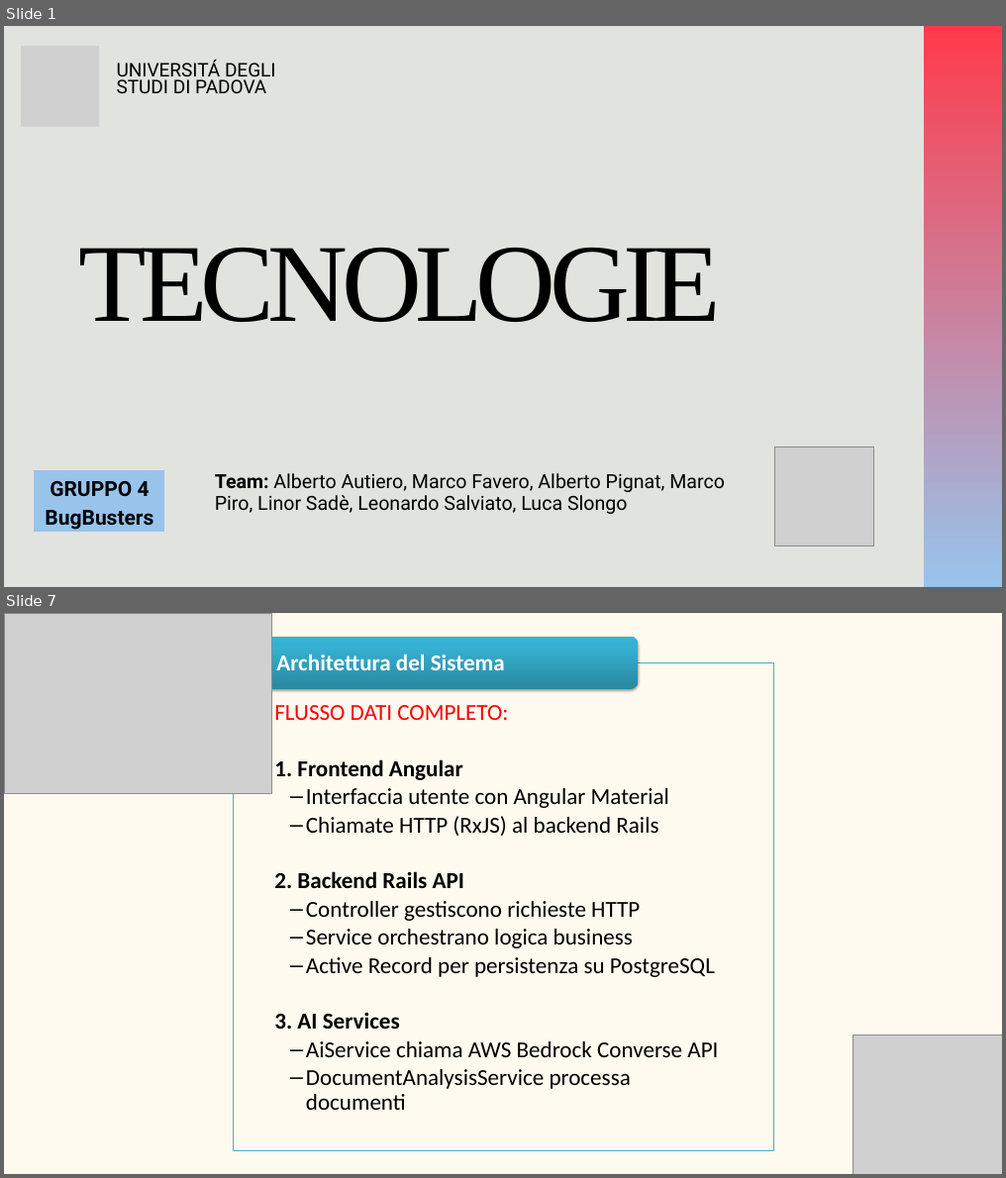
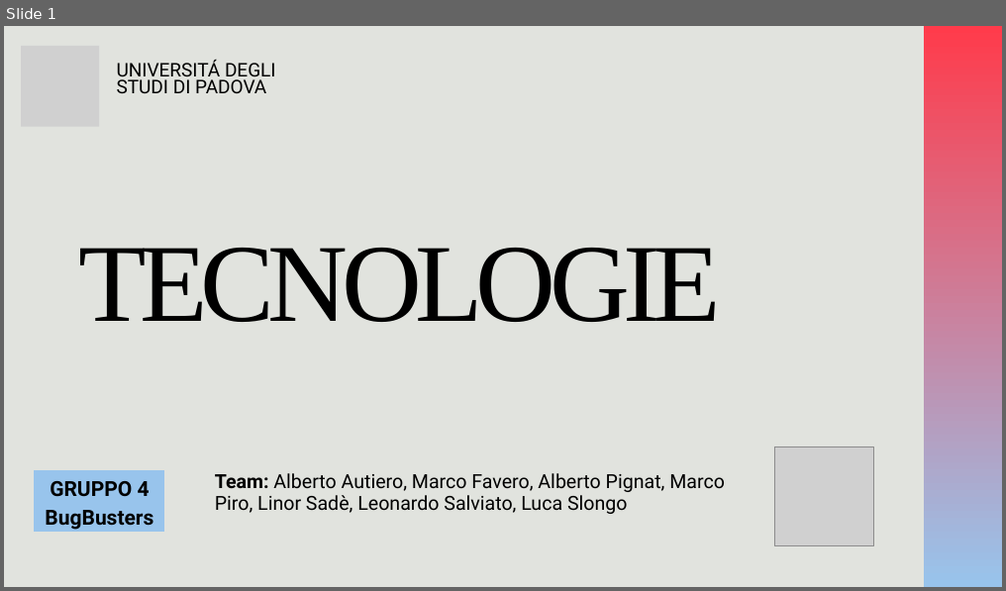
Before and after one commit to BugBustersUnipd/DocumentazioneSWE, a slide deck: RTB/TECNOLOGIE/Tecnologie.pptx. Shown one above the other, each under a label of ours: slides 1 and 7 before the commit, slide 1 after it; the slides between them are not shown. The pictures are 1006x1178 and 1006x591 pixels, drawn with LibreOffice and Linux fonts; fonts in the diff are those of the drawing; grey boxes stand for pictures. Boxes give left, top, right and bottom in pixels: in the first picture for what was removed or moved away, otherwise in the second. Text is boxed around its words. In the diff, an @@ line names an element or a change of style, - is before the commit and + after.

```diff
--- a/RTB/TECNOLOGIE/Tecnologie.pptx
+++ b/RTB/TECNOLOGIE/Tecnologie.pptx
@@ slide 7 removed at box(4, 613, 1002, 1174), background #FFFAEF @@
@@ picture removed at box(4, 613, 272, 794) @@
@@ group removed at box(233, 637, 773, 1151): 2 texts, 1 rectangle, 1 rounded rectangle @@
-  FLUSSO DATI COMPLETO:
-  1. Frontend Angular
-    – Interfaccia utente con Angular Material
-    – Chiamate HTTP (RxJS) al backend Rails
-  2. Backend Rails API
-    – Controller gestiscono richieste HTTP
-    – Service orchestrano logica business
-    – Active Record per persistenza su PostgreSQL
-  3. AI Services
-    – AiService chiama AWS Bedrock Converse API
-    – DocumentAnalysisService processa documenti
-Architettura del Sistema
@@ picture removed at box(852, 1035, 1002, 1174) @@
```
Also in this commit, not shown: 3 slides changed, 2 other slides removed, 1 other file.
